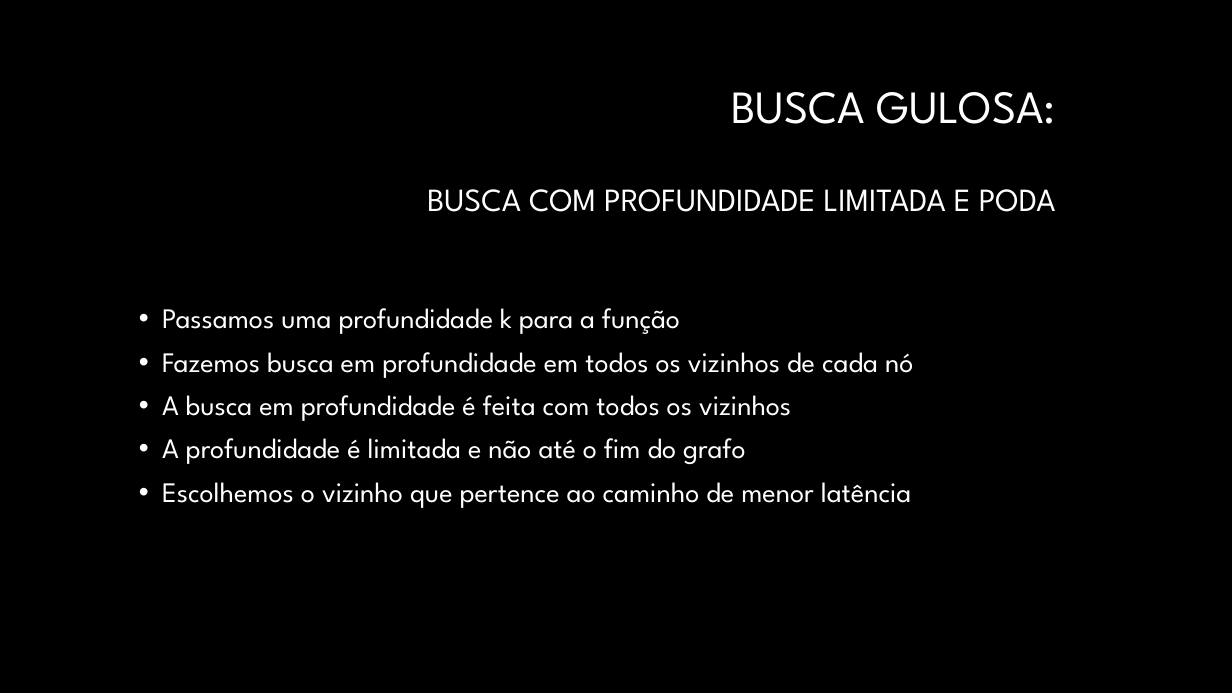
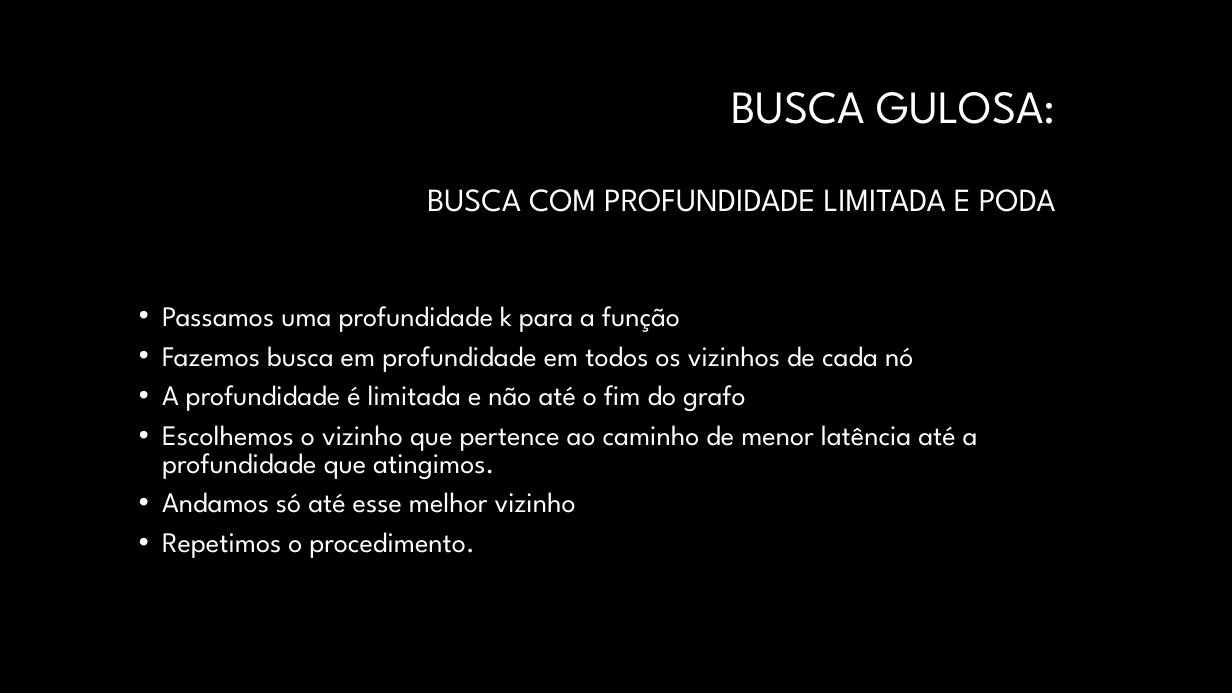
Before and after one commit to Pedro-Magalhaes/IA-Trabalho01, a slide deck: slide 2 of Apresentacao.pptx. Drawn at 1232x693 pixels with LibreOffice and Linux fonts; fonts in the diff are those of the drawing; background and template pictures are left out. Boxes give left, top, right and bottom in pixels: in the first picture for what was removed or moved away, otherwise in the second. Text is boxed around its words. In the diff, an @@ line names an element or a change of style, - is before the commit and + after.

Commit message:
Alterações

```diff
--- a/Apresentacao.pptx
+++ b/Apresentacao.pptx
@@ text at <box>162,306,913,411</box>: line spacing 0.9 to 0.8 @@
@@ text at <box>162,395,791,421</box>: paragraph removed @@
-• A busca em profundidade é feita com todos os vizinhos
@@ text at <box>162,425,978,558</box>: text changed @@
-• Escolhemos o vizinho que pertence ao caminho de menor latência
+• Escolhemos o vizinho que pertence ao caminho de menor latência até a profundidade que atingimos.
+• Andamos só até esse melhor vizinho
+• Repetimos o procedimento.
```
